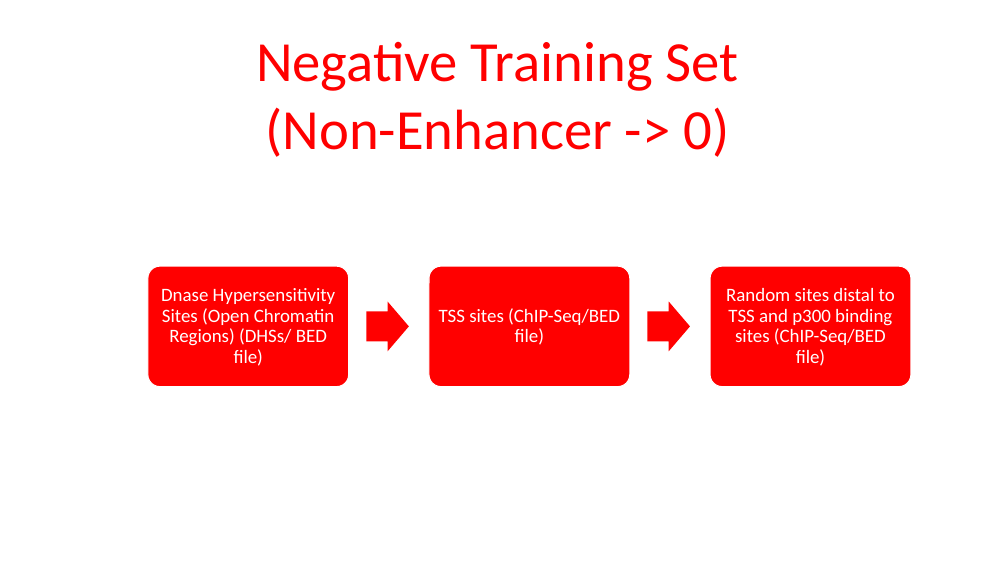
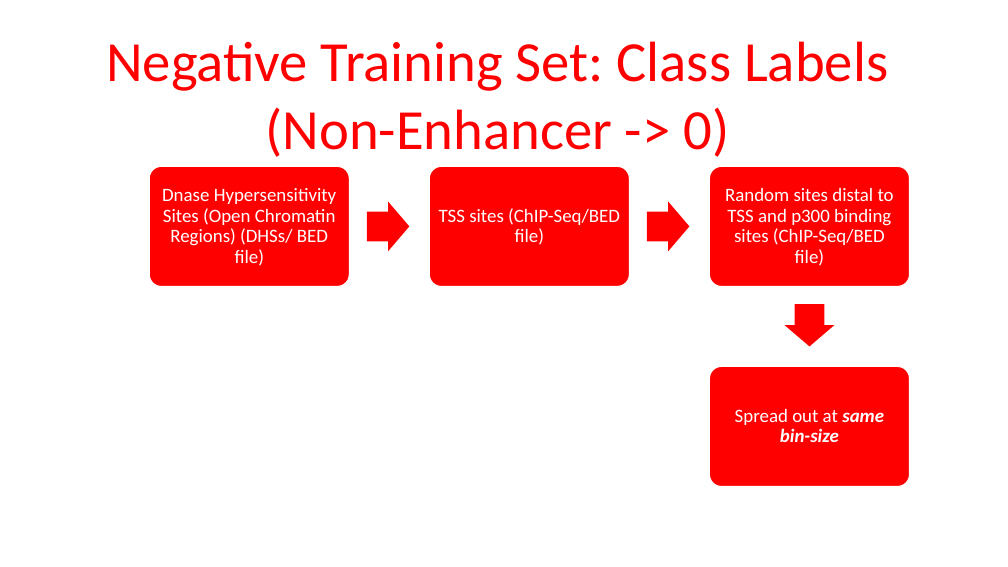
Before and after one commit to shauryajauhari/MachineLearning, a slide deck: slide 6 of Machine_Learning_Deep_Learning/data/Dataset_Preparation_EP_DL.pptx. Drawn at 1008x567 pixels with LibreOffice and Linux fonts; fonts in the diff are those of the drawing. Boxes give left, top, right and bottom in pixels: in the first picture for what was removed or moved away, otherwise in the second. Text is boxed around its words. In the diff, an @@ line names an element or a change of style, - is before the commit and + after.

```diff
--- a/Machine_Learning_Deep_Learning/data/Dataset_Preparation_EP_DL.pptx
+++ b/Machine_Learning_Deep_Learning/data/Dataset_Preparation_EP_DL.pptx
@@ text "Negative Training Set: Class Labels": place and size @@
-text "Negative Training Set: Class Labels" at bbox=[256, 42, 739, 157]
+text "Negative Training Set: Class Labels" at bbox=[106, 41, 888, 157]
@@ text at bbox=[106, 41, 888, 91]: text changed @@
-Negative Training Set
+Negative Training Set: Class Labels
@@ 3 texts, 3 rounded rectangles, 2 right arrows: place and size @@
-3 texts, 3 rounded rectangles, 2 right arrows at bbox=[148, 266, 911, 386]
+3 texts, 3 rounded rectangles, 2 right arrows at bbox=[149, 166, 910, 287]
@@ right arrow added at bbox=[785, 304, 835, 346], fill #FF0000 @@
@@ rounded rectangle added at bbox=[709, 367, 910, 487], fill #FF0000, outline #FFFFFF 1 pt @@
@@ text added at bbox=[735, 409, 884, 442], 18 pt, text #FFFFFF, bold, italic @@
+Spread out at same bin-size
```
Also in this commit, not shown: 3 other slides changed, 2 other files.
